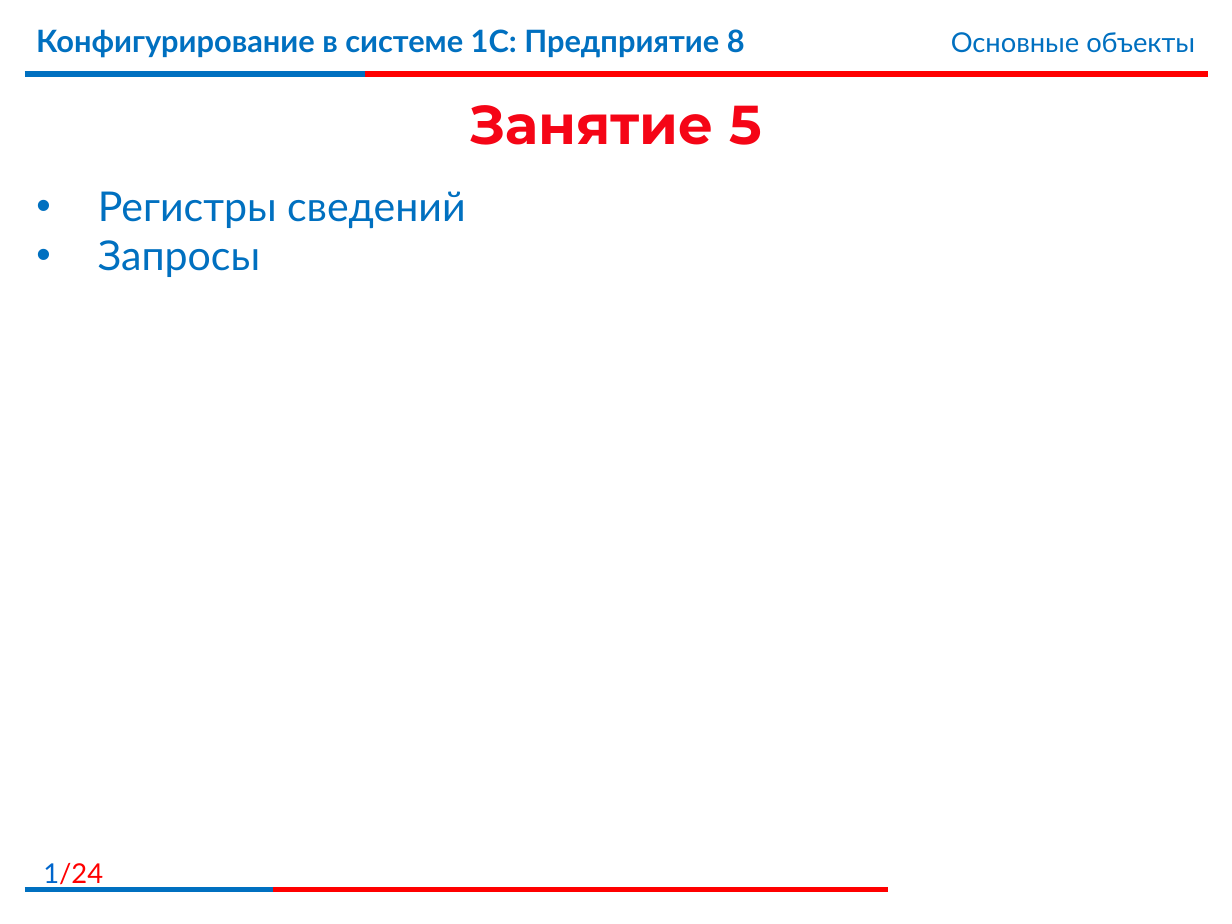
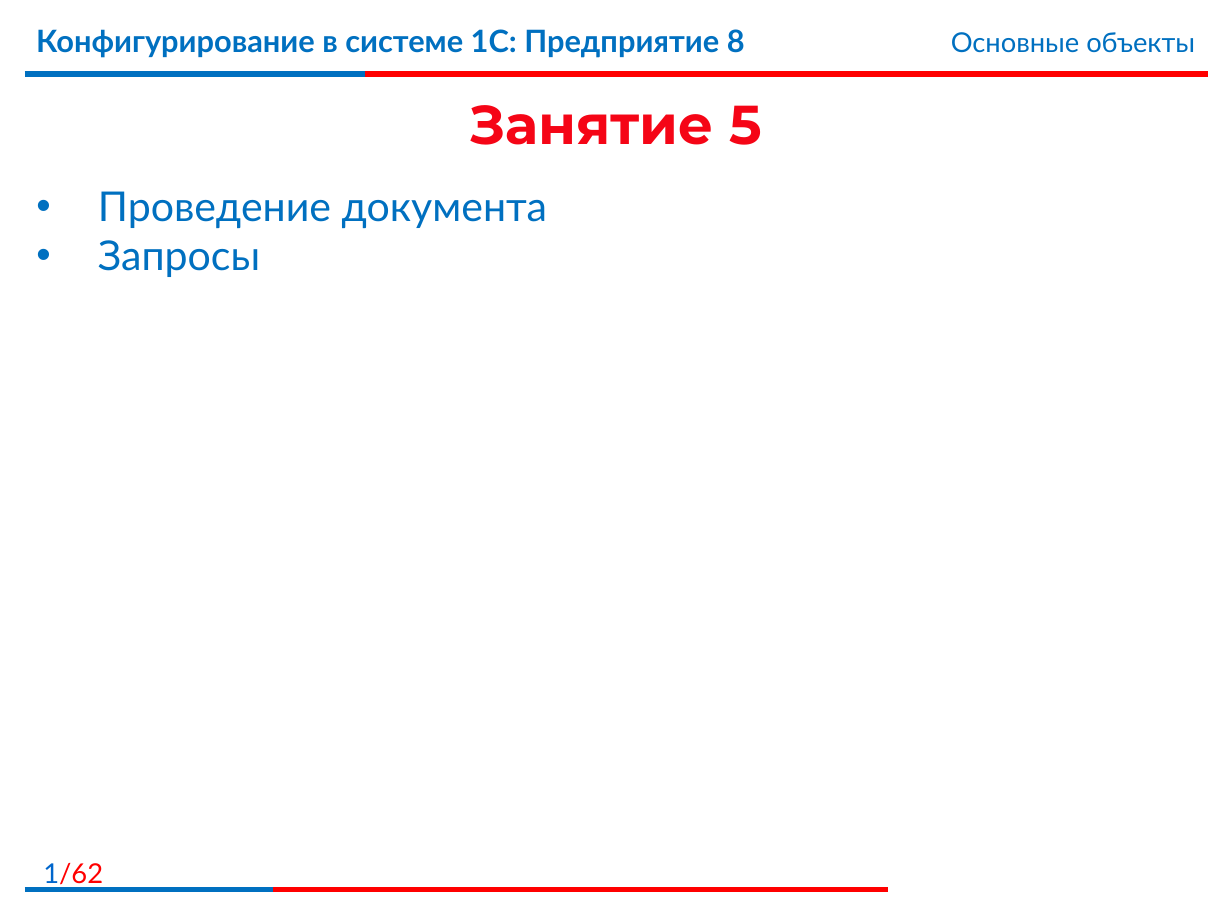
Before and after one commit to bestteacher-1c/documents_compl_kurs, a slide deck: slide 1 of Занятие_05/Иллюстрации5.pptx. Drawn at 1232x924 pixels with LibreOffice and Linux fonts; fonts in the diff are those of the drawing; background and template pictures are left out. Boxes give left, top, right and bottom in pixels: in the first picture for what was removed or moved away, otherwise in the second. Text is boxed around its words. In the diff, an @@ line names an element or a change of style, - is before the commit and + after.

```diff
--- a/Занятие_05/Иллюстрации5.pptx
+++ b/Занятие_05/Иллюстрации5.pptx
@@ subtitle at (x1=98, y1=191, x2=547, y2=229): text changed @@
-• Регистры сведений
+• Проведение документа
@@ page number at (x1=43, y1=863, x2=103, y2=889): text changed @@
-1/24
+1/62
```
Also in this commit, not shown: 11 other slides changed, 31 slides added, 8 slides removed, 28 other files.
